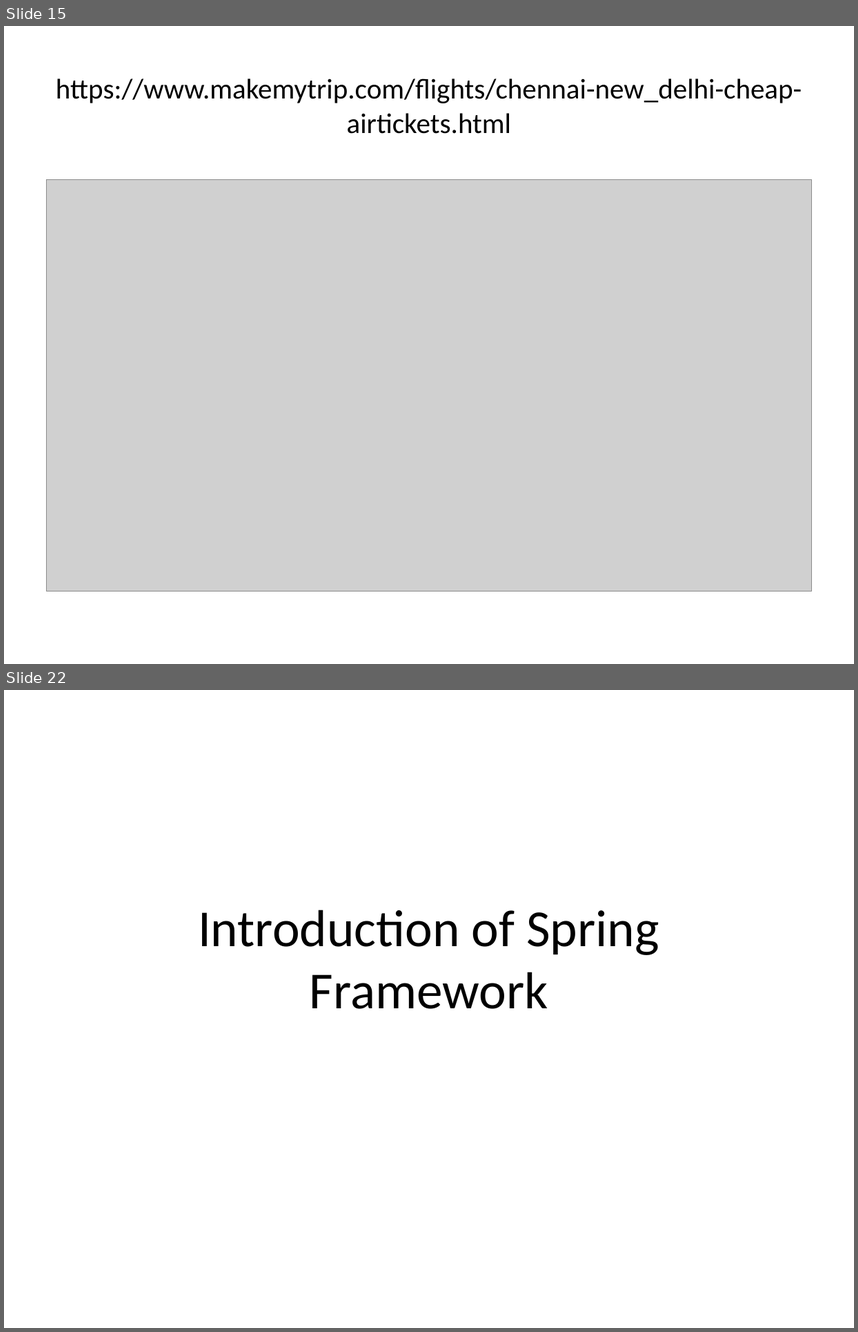
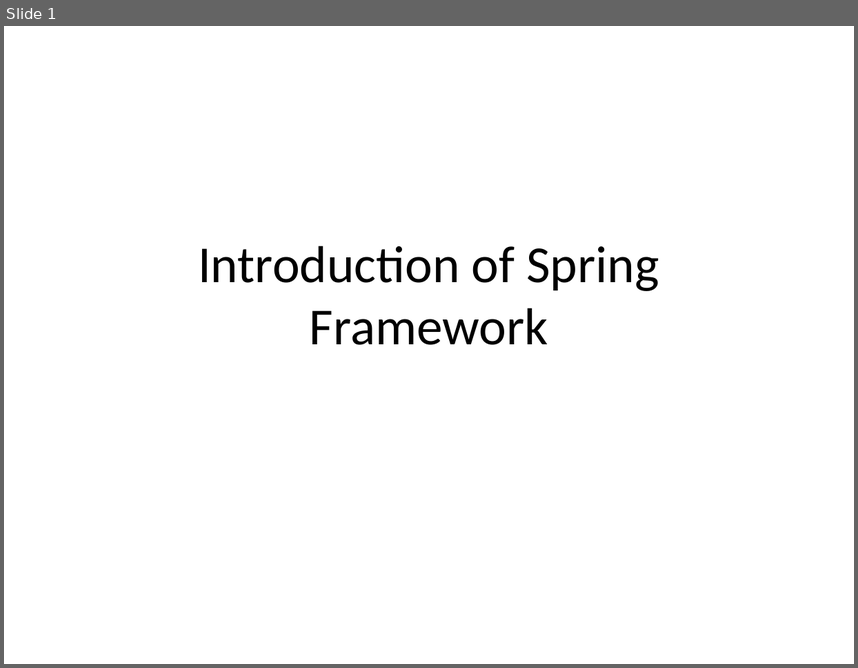
Before and after one commit to rameshcoderepository/SpringDocuments, a slide deck: Spring Documents.pptx. Shown one above the other, each under a label of ours: slides 15 and 22 before the commit, slide 1 after it; the slides between them are not shown. The pictures are 858x1332 and 858x668 pixels, drawn with LibreOffice and Linux fonts; fonts in the diff are those of the drawing; grey boxes stand for pictures. Boxes give left, top, right and bottom in pixels: in the first picture for what was removed or moved away, otherwise in the second. Text is boxed around its words. In the diff, an @@ line names an element or a change of style, - is before the commit and + after.

```diff
--- a/Spring Documents.pptx
+++ b/Spring Documents.pptx
@@ slide 15 removed at [4, 26, 854, 664], background #FFFFFF @@
@@ title removed at [56, 78, 802, 134] @@
-https://www.makemytrip.com/flights/chennai-new_delhi-cheap-airtickets.html
@@ picture removed at [47, 180, 811, 591] @@
@@ what was slide 22 is now slide 1 @@
```
Also in this commit, not shown: 2 slides changed, 1 slide added, 21 other slides removed, 12 other files.
